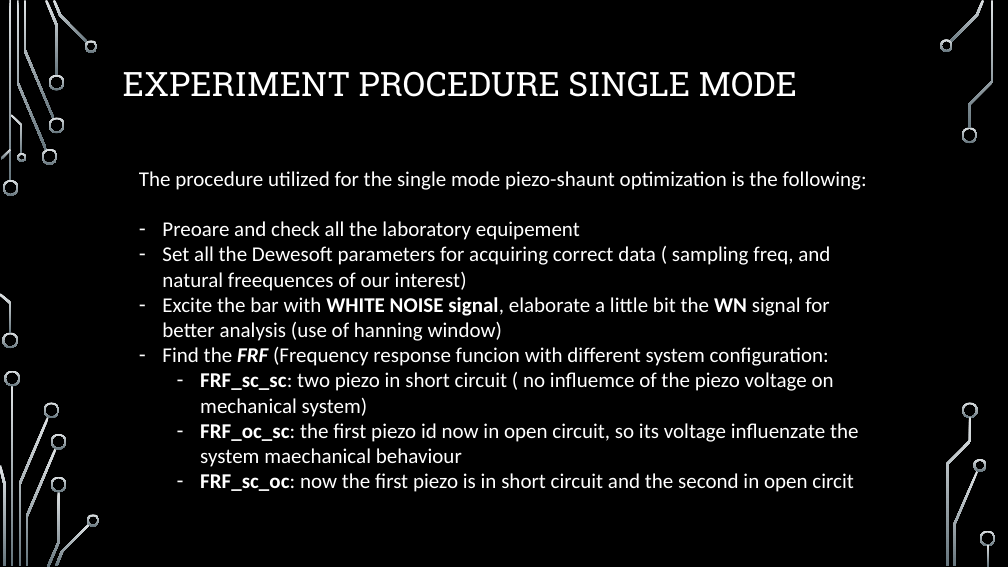
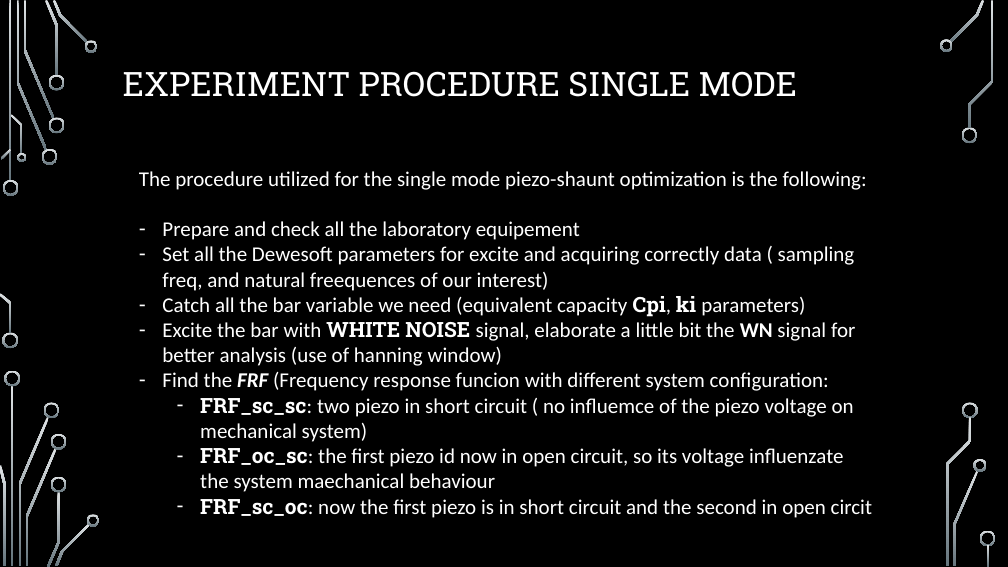
Before and after one commit to elchape99/SSCSA, a slide deck: slide 5 of presentazione_progetto.pptx. Drawn at 1008x567 pixels with LibreOffice and Linux fonts; fonts in the diff are those of the drawing; background and template pictures are left out. Boxes give left, top, right and bottom in pixels: in the first picture for what was removed or moved away, otherwise in the second. Text is boxed around its words. In the diff, an @@ line names an element or a change of style, - is before the commit and + after.

```diff
--- a/presentazione_progetto.pptx
+++ b/presentazione_progetto.pptx
@@ text at bbox=[162, 221, 855, 317]: text changed @@
-– Preoare and check all the laboratory equipement
-– Set all the Dewesoft parameters for acquiring correct data ( sampling freq, and natural freequences of our interest)
+– Prepare and check all the laboratory equipement
+– Set all the Dewesoft parameters for excite and acquiring correctly data ( sampling freq, and natural freequences of our interest)
+– Catch all the bar variable we need (equivalent capacity Cpi, ki parameters)
@@ text at bbox=[162, 322, 872, 518]: font Calibri to Roboto Slab in "WHITE NOISE", "FRF_sc_sc:", "FRF_oc_sc:", "FRF_sc_oc:"; bold off in "signal," @@
```
Also in this commit, not shown: 4 other slides changed, 6 slides added, 2 slides removed, 11 other files.
